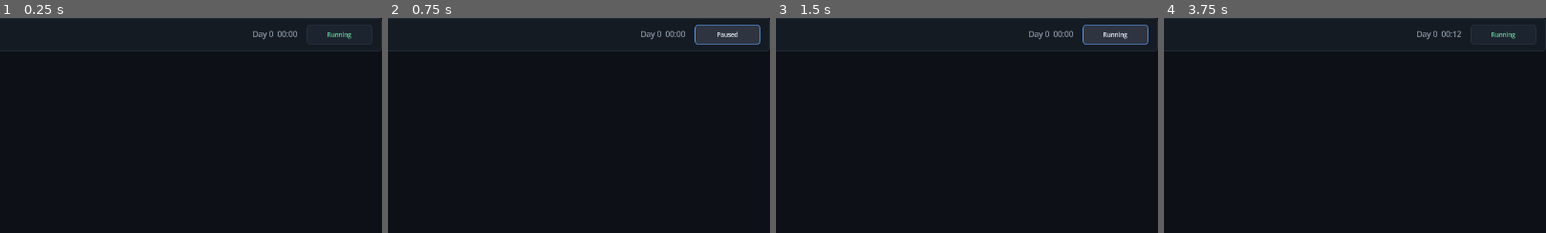
Above: before the commit, frames 1-4 (left to right).
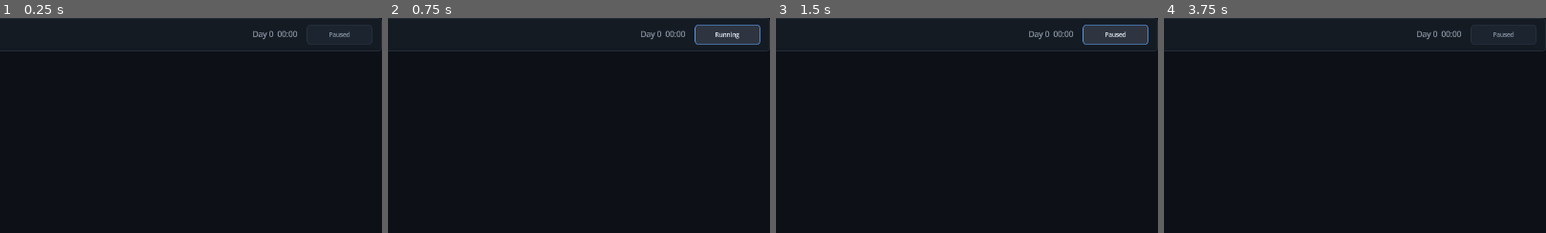
Above: after the commit, the same moments.

Repository: AimJax/LIFESTATE
Game: Godot game, scene res://scenes/Main.tscn
Two runs of this game, one before a commit and one after it. Both use one fixed random seed, a clock stepped at 60 frames per second and the inputs below.
Inputs:
- Up to frame 1 (0.25 s): no input
- Up to frame 2 (0.75 s): click "Running" (after the commit: "Paused") at 0.5 s
- Up to frame 3 (1.5 s): click "Paused" (after the commit: "Running") at 1.25 s
- Up to frame 4 (3.75 s): click "LIFE" at 2 s; click "ACTIVITIES" at 2.75 s; click "Wait 1 Hour" at 3.5 s
The pictures show only the part of the screen within x 50-100%, y 0-50%; the shares and areas given below are measured in that part.

The runs differ from the first frame. In frame 1, 0.1% of the frame differs, in the area x 85-92%, y 6-10%; in frame 2, less than 0.1%; in frame 3, less than 0.1%; in frame 4, 0.2%, in the area x 75-92%, y 5-10%.

Commit message:
Fix Godot screen rendering and startup parity

Diff:
--- a/Lifestate.Godot/scripts/GameService.gd
+++ b/Lifestate.Godot/scripts/GameService.gd
@@ -26,7 +26,7 @@
 var player: PlayerState
 var god_mode: GodMode
 
-var is_running: bool = true
+var is_running: bool = false
 
 var _accumulator: float = 0.0
 var _last_activity_name: String = "Idle"
--- a/Lifestate.Godot/scripts/ui/MainScreen.gd
+++ b/Lifestate.Godot/scripts/ui/MainScreen.gd
@@ -79,6 +79,7 @@
 		host.size_flags_horizontal = Control.SIZE_EXPAND_FILL
 		host.size_flags_vertical = Control.SIZE_EXPAND_FILL
 		host.visible = false
+		host.set_anchors_and_offsets_preset(Control.PRESET_FULL_RECT)
 		_screen_host.add_child(host)
 		_screen_roots[key] = host
 		_screens[key].build(host)
--- a/Lifestate.Godot/scripts/ui/UiTheme.gd
+++ b/Lifestate.Godot/scripts/ui/UiTheme.gd
@@ -206,6 +206,7 @@
 	host.size_flags_horizontal = Control.SIZE_EXPAND_FILL
 	host.size_flags_vertical = Control.SIZE_EXPAND_FILL
 	parent.add_child(host)
+	host.set_anchors_and_offsets_preset(Control.PRESET_FULL_RECT)
 
 	var center := CenterContainer.new()
 	center.set_anchors_and_offsets_preset(Control.PRESET_FULL_RECT)
--- a/Lifestate.Godot/tests/run_smoke.gd
+++ b/Lifestate.Godot/tests/run_smoke.gd
@@ -47,6 +47,7 @@
 				return _finish()
 			if not _check_initial_state():
 				return _finish()
+			_check_clickable_path()
 			if not _check_deterministic_driver():
 				return _finish()
 			# Hand the tick back to the engine and let real time flow.
@@ -90,7 +91,7 @@
 	_harness.check("session owns a real PlayerState", _service.player is PlayerState)
 	_harness.check("clock and player are wired together", _service.player._clock == _service.clock)
 	_harness.check("session owns GodMode", _service.god_mode is GodMode)
-	_harness.check("session starts running", _service.is_running)
+	_harness.eq_bool("session starts paused like the C# reference", _service.is_running, false)
 	return true
 
 
@@ -113,6 +114,7 @@
 ## different slice sizes has to produce identical advancement.
 func _check_deterministic_driver() -> bool:
 	_harness.section("TickDriver")
+	_service.set_running(true)
 	var before: int = _total_minutes(_service.clock)
 
 	# 2.5 accumulated real seconds => two whole-second steps => 8 game minutes.
@@ -151,6 +153,39 @@
 	_harness.check("time advancement drained hunger",
 		_service.player.hunger < 100, str(_service.player.hunger))
 	return true
+
+
+func _check_clickable_path() -> void:
+	_harness.section("ClickablePath")
+	var run_button: Button = _main.get_node("Layout/TopBar/TopBarRow/RunButton")
+	run_button.pressed.emit()
+	_harness.eq_bool("run button starts the simulation", _service.is_running, true)
+	run_button.pressed.emit()
+	_harness.eq_bool("run button stops the simulation", _service.is_running, false)
+
+	for key in ["activities", "people", "more", "life"]:
+		_main._nav_buttons[key].pressed.emit()
+		_harness.eq_string("clicking %s navigates there" % key, _main._current_screen, key)
+
+	_main._nav_buttons["activities"].pressed.emit()
+	var wait_button := _find_button(_main._screen_roots["activities"], "Wait 1 Hour")
+	_harness.check("Wait 1 Hour button is present", wait_button != null)
+	if wait_button != null:
+		var before: int = _total_minutes(_service.clock)
+		wait_button.pressed.emit()
+		_harness.eq_int("Wait 1 Hour advances exactly 60 game minutes",
+			_total_minutes(_service.clock) - before, 60)
+	_main._nav_buttons["life"].pressed.emit()
+
+
+static func _find_button(node: Node, text: String) -> Button:
+	var queue: Array[Node] = [node]
+	while not queue.is_empty():
+		var current: Node = queue.pop_front()
+		if current is Button and (current as Button).text == text:
+			return current as Button
+		queue.append_array(current.get_children())
+	return null
 
 
 func _check_live_loop() -> void:
--- a/Lifestate.Godot/tests/run_ui_checks.gd
+++ b/Lifestate.Godot/tests/run_ui_checks.gd
@@ -10,10 +10,19 @@
 var _harness := TestHarness.new()
 var _main: Node
 var _frames: int = 0
+var _stage: int = 0
+var _settle_frames: int = 0
+var _resolution_index: int = 0
+var _screen_index: int = 0
+
+const RESOLUTIONS := [Vector2i(1100, 720), Vector2i(1280, 720), Vector2i(1366, 768), Vector2i(1600, 900)]
+const SCREEN_KEYS := ["life", "activities", "people", "more", "character", "education", "save_load", "settings"]
 
 
 func _initialize() -> void:
 	print("LIFESTATE — Godot UI checks")
+	print("Godot %s" % Engine.get_version_info()["string"])
+	print("")
 	var packed: PackedScene = load("res://scenes/Main.tscn")
 	if packed == null:
 		push_error("Could not load res://scenes/Main.tscn")
@@ -25,33 +34,37 @@
 
 func _process(_delta: float) -> bool:
 	_frames += 1
-	if _frames < 3:
+	if _stage == 0:
+		if _frames < 3:
+			return false
+		# Preflight: if the scene script failed to load, every later lookup would
+		# silently error out and the run would falsely report success.
+		if not _check_scene_loaded():
+			return _finish("aborted — main scene script did not load")
+		_check_autoload()
+		_check_shell()
+		_check_screens()
+		_check_startup_state()
+		_check_navigation()
+		_check_live_data()
+		_check_developer_overlay()
+		_check_palette()
+		_stage = 1
+		_prepare_geometry_case()
 		return false
 
-	# Preflight: if the scene script failed to load, every later lookup would
-	# silently error out and the run would falsely report success.
-	if not _check_scene_loaded():
-		print("")
-		print("UI RESULT: aborted — main scene script did not load")
-		quit(1)
-		return true
-
-	_check_autoload()
-	_check_shell()
-	_check_screens()
-	_check_navigation()
-	_check_live_data()
-	_check_developer_overlay()
-	_check_palette()
-
-	print("")
-	print("==================================================")
-	print("UI RESULT: %d passed, %d failed" % [_harness.passed, _harness.failed])
-	for failure in _harness.failures:
-		print("  - %s" % failure)
-	print("==================================================")
-	quit(1 if _harness.failed > 0 else 0)
-	return true
+	_settle_frames += 1
+	if _settle_frames < 3:
+		return false
+	_check_geometry_case()
+	_screen_index += 1
+	if _screen_index == SCREEN_KEYS.size():
+		_screen_index = 0
+		_resolution_index += 1
+	if _resolution_index == RESOLUTIONS.size():
+		return _finish()
+	_prepare_geometry_case()
+	return false
 
 
 func _check_scene_loaded() -> bool:
@@ -75,7 +88,7 @@
 	_harness.check("session owns a GameClock", service.clock is GameClock)
 	_harness.check("session owns a PlayerState", service.player is PlayerState)
 	_harness.check("session owns GodMode", service.god_mode is GodMode)
-	_harness.eq_int("session starts unpaused", 1 if service.is_running else 0, 1)
+	_harness.eq_bool("session starts paused  C# parity", service.is_running, false)
 
 
 func _check_shell() -> void:
@@ -91,7 +104,7 @@
 	var clock_label: Label = _main.get_node("Layout/TopBar/TopBarRow/ClockLabel")
 	_harness.check("clock label shows a day and time", clock_label.text.begins_with("Day "), clock_label.text)
 	var run_button: Button = _main.get_node("Layout/TopBar/TopBarRow/RunButton")
-	_harness.eq_string("run button reflects running state", run_button.text, "Running")
+	_harness.eq_string("run button reflects paused state", run_button.text, "Paused")
 
 	var labels: PackedStringArray = []
 	for index in nav_bar.get_child_count():
@@ -105,15 +118,24 @@
 
 func _check_screens() -> void:
 	_harness.section("Screens")
-	var expected: PackedStringArray = PackedStringArray([
-		"life", "activities", "people", "more", "character", "education", "save_load", "settings",
-	])
-	for key in expected:
+	for key in SCREEN_KEYS:
 		_harness.check("screen '%s' built" % key, _main._screen_roots.has(key))
 
 	var host: MarginContainer = _main.get_node("Layout/ScreenHost")
 	_harness.eq_int("all screens are hosted", host.get_child_count(), 8)
 	_harness.eq_string("Life is the default screen", _main._current_screen, "life")
+	_harness.check("screen roots are Controls",
+		_main._screen_roots.size() == 8
+		and _main._screen_roots.values().filter(func(n): return n is Control).size() == 8)
+
+
+func _check_startup_state() -> void:
+	_harness.section("Startup")
+	var service: Node = root.get_node("GameService")
+	_harness.eq_bool("session starts paused  C# parity", service.is_running, false)
+	_harness.eq_string("top bar starts paused", _main._run_button.text, "Paused")
+	_harness.eq_bool("God Mode backend starts disabled", service.god_mode.is_enabled, false)
+	_harness.eq_bool("developer overlay starts hidden", _main.is_god_mode_visible(), false)
 
 
 func _check_navigation() -> void:
@@ -260,3 +282,104 @@
 		and UiTheme.theme().has_stylebox("panel", "PanelContainer"))
 	_harness.check("progress bars use themed fill",
 		UiTheme.theme().has_stylebox("fill", "ProgressBar"))
+
+
+func _prepare_geometry_case() -> void:
+	root.size = RESOLUTIONS[_resolution_index]
+	_main.go_to(SCREEN_KEYS[_screen_index])
+	_settle_frames = 0
+
+
+func _check_geometry_case() -> void:
+	var resolution: Vector2i = RESOLUTIONS[_resolution_index]
+	var key: String = SCREEN_KEYS[_screen_index]
+	var host: Control = _main.get_node("Layout/ScreenHost")
+	var screen: Control = _main._screen_roots[key]
+	var representatives: Array[Control] = _representatives(key)
+	var prefix := "%dx%d %s" % [resolution.x, resolution.y, key.to_upper()]
+
+	_harness.section("Geometry " + prefix)
+	_harness.check(prefix + " ScreenHost has non-zero geometry", _nonzero(host), _size(host))
+	_harness.check(prefix + " screen root has non-zero geometry", _nonzero(screen), _size(screen))
+	_harness.check(prefix + " screen root fills ScreenHost",
+		screen.get_global_rect().is_equal_approx(host.get_global_rect()),
+		"host=%s root=%s" % [_rect(host), _rect(screen)])
+	for control in representatives:
+		_harness.check(prefix + " representative content has non-zero geometry",
+			_nonzero(control), _size(control))
+		_harness.check(prefix + " representative content intersects ScreenHost",
+			_intersects(control, host), "host=%s content=%s" % [_rect(host), _rect(control)])
+		_harness.check(prefix + " representative content stays inside ScreenHost horizontally",
+			_within_host_horizontal(control, host), "host=%s content=%s" % [_rect(host), _rect(control)])
+
+	print("GEOMETRY %s host=%s root=%s content=%s intersects=%s" % [
+		prefix, _size(host), _size(screen), _size(representatives[0]), _intersects(representatives[0], host)])
+
+
+func _representatives(key: String) -> Array[Control]:
+	var screen = _main._screens[key]
+	match key:
+		"life":
+			return [screen._column.get_child(0), screen._age_label, screen._column.get_child(1)]
+		"activities":
+			return [screen._column.get_child(0), screen._hero_card, screen._cards["sleep"]["card"]]
+		"people":
+			return [screen._mother_card, screen._father_card]
+		"more":
+			return [screen._grid.get_child(0)]
+		"character":
+			return [screen._age_label]
+		"education":
+			return [screen._enroll_button]
+		"save_load":
+			return [screen._status_label]
+		"settings":
+			return [_first_button(_main._screen_roots[key])]
+	return []
+
+
+func _first_button(node: Node) -> Button:
+	var queue: Array[Node] = [node]
+	while not queue.is_empty():
+		var current: Node = queue.pop_front()
+		if current is Button:
+			return current as Button
+		queue.append_array(current.get_children())
+	return null
+
+
+static func _nonzero(control: Control) -> bool:
+	return control != null and control.size.x > 0.0 and control.size.y > 0.0
+
+
+static func _intersects(control: Control, host: Control) -> bool:
+	return _nonzero(control) and control.get_global_rect().intersects(host.get_global_rect())
+
+
+static func _within_host_horizontal(control: Control, host: Control) -> bool:
+	if not _nonzero(control):
+		return false
+	var inner := control.get_global_rect()
+	var outer := host.get_global_rect()
+	return inner.position.x >= outer.position.x - 1.0 and inner.end.x <= outer.end.x + 1.0
+
+
+static func _size(control: Control) -> String:
+	return "MISSING" if control == null else "%sx%s" % [control.size.x, control.size.y]
+
+
+static func _rect(control: Control) -> String:
+	return "MISSING" if control == null else str(control.get_global_rect())
+
+
+func _finish(note: String = "") -> bool:
+	print("")
+	print("==================================================")
+	if not note.is_empty():
+		print("UI RESULT: " + note)
+	print("UI RESULT: %d passed, %d failed" % [_harness.passed, _harness.failed])
+	for failure in _harness.failures:
+		print("  - %s" % failure)
+	print("==================================================")
+	quit(1 if _harness.failed > 0 else 0)
+	return true
